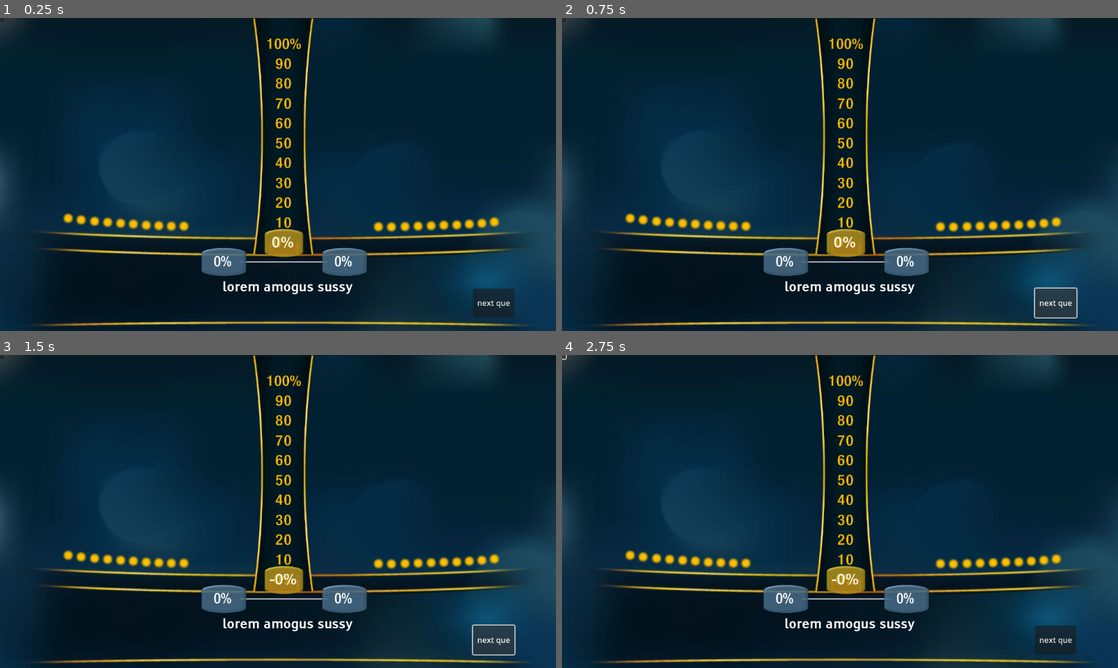
Above: before the commit, frames 1-4 (two rows, left to right).
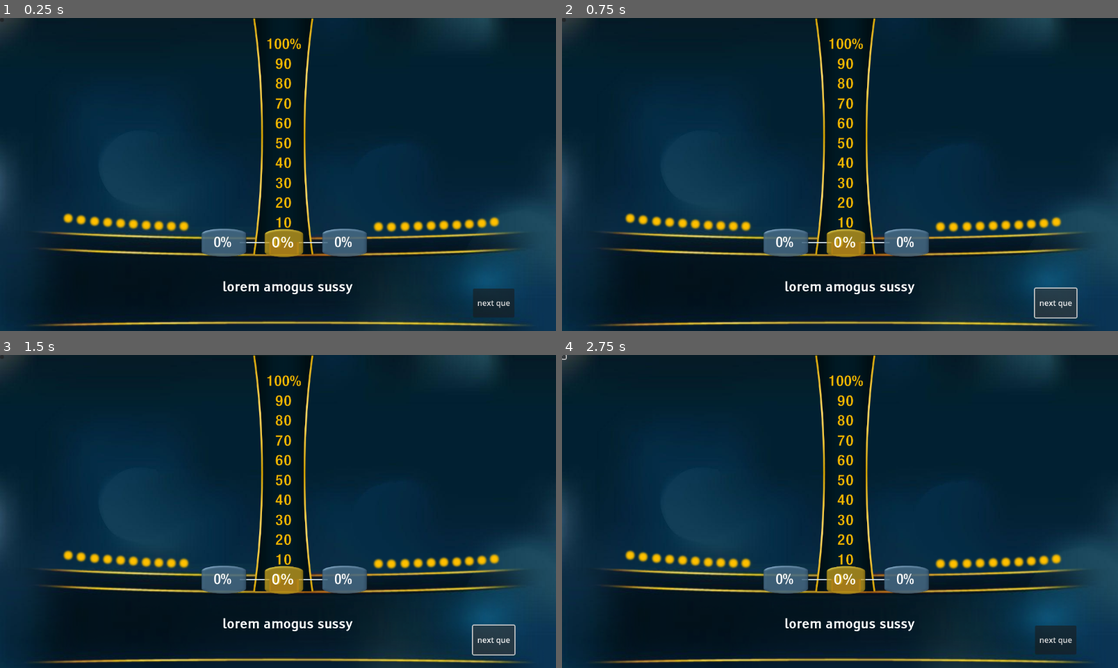
Above: after the commit, the same moments.

Repository: TerminalGoat232/power-of-10-redux
Game: Godot game, scene res://main.tscn
The game is run twice, just before and just after one commit, with the same random seed, the same clock (stepped at 60 frames per second) and the same inputs.
Inputs (mouse positions are in pixels of both pictures, inside the frame that each line leads up to):
- Up to frame 1 (0.25 s): no input
- Up to frame 2 (0.75 s): click "next que" at 0.5 s
- Up to frame 3 (1.5 s): click "next que" at 1.25 s
- Up to frame 4 (2.75 s): click (562, 358) at 2 s

The runs differ from the first frame. In frame 1, 2.2% of the frame differs, in the area x 36-67%, y 67-83%; in frame 2, 2.2%; in frame 3, 2.3%; in frame 4, 2.3%.
Error before the commit: Invalid access to property or key 'ROUND_1' on a base object of type 'Nil'. (res://scripts/main.gd:25)
Error after the commit: Invalid access to property or key 'ROUND_1' on a base object of type 'Nil'. (res://scripts/main.gd:24)

Commit message:
secondary bar stuff and tỉmr thingy..

Diff:
--- a/scripts/main.gd
+++ b/scripts/main.gd
@@ -8,7 +8,6 @@
 var player2_percentage = 0
 
 var rng = RandomNumberGenerator.new()
-#var rd = rng.randi_range(0,100)
 
 var rd_walk_til_answer = []
 var orig_pos = utils.bottom_bar_pos_y
@@ -24,10 +23,9 @@
 var qna_dict = qna_info()
 var qna_round = [qna_dict["ROUND_1"],qna_dict["ROUND_2"]]
 
+signal dumb_sig
 func _ready():
-	print(qna_dict)
 	for x in range(0,4): rd_walk_til_answer.append(rng.randi_range(0,100))
-
 	rd_walk_til_answer.append(qna_round[round][question_n]["answer"])
 	$margin_que/question.text = qna_round[round][question_n]["question"]
 
@@ -47,8 +45,9 @@
 		print("player 2 wins")
 
 func show_result():
-	var pos = utils.percentage_to_posY(max_pos,orig_pos,rd_walk_til_answer[w_counted])
-	var perc = round(utils.posY_to_percentage(max_pos,orig_pos,$panel_3.position.y)*100)
+	var pos = utils.percentage_to_val(max_pos,orig_pos,rd_walk_til_answer[w_counted])
+	var perc = round(utils.val_to_percentage(max_pos,orig_pos,$panel_3.position.y)*100)
+	$Secondarybar.scale.y = utils.percentage_to_val(0.52,0.03,perc)
 	$panel_3.position.y = lerpf($panel_3.position.y,pos,get_process_delta_time()*2)
 	$panel_3/res_lbl.text = str(perc)+"%"
 	if (w_counted <= n_walk_til_awnser-1) and (perc == rd_walk_til_answer[w_counted]): w_counted+=1
@@ -61,23 +60,32 @@
 func _process(delta):
 	player1_percentage = $panel_1.playerX_percentage
 	player2_percentage = $panel_2.playerX_percentage
-
+	#print($panel_1/timer_1.time_left, " ", $panel_2/timer_2.time_left)
 	if $panel_1.locked and $panel_2.locked:
 		show_result()
 	if onNextAnswer:
 		resetPanels(delta)
 		$margin_que/question.text = qna_round[round][question_n]["question"]
 		if (int($panel_3.position.y) == orig_pos-1) and (int(player1_percentage) == 0):
+			dumb_sig.emit()
 			onNextAnswer=0
+	if !$panel_1/timer_1.is_stopped():
+		$timer_panel.get_child(int(11-$panel_1/timer_1.time_left)).hide()
+	if !$panel_2/timer_2.is_stopped():
+		$timer_panel2.get_child(int(11-$panel_2/timer_2.time_left)).hide()
+func resetPanels(delta):
 
-func resetPanels(delta):
 	$panel_1.playerX_percentage = lerpf(player1_percentage,0.0,delta*3)
 	$panel_2.playerX_percentage = lerpf(player2_percentage,0.0,delta*3)
 	$panel_3.position.y = lerp($panel_3.position.y, orig_pos, delta*4)
-	$panel_3/res_lbl.text = str(round(utils.posY_to_percentage(max_pos,orig_pos,$panel_3.position.y)*100))+"%"
+	var perc = round(utils.val_to_percentage(max_pos,orig_pos,$panel_3.position.y)*100)
+	$Secondarybar.scale.y = utils.percentage_to_val(0.52,0.03,perc)
+	$panel_3/res_lbl.text = str(perc)+"%"
 	$panel_1/input_box_sprite_p1.texture = input_box_texture
 	$panel_2/input_box_sprite_p1.texture = input_box_texture
-
+	for z in range(0,10):
+		$timer_panel.get_child(z).show()
+		$timer_panel2.get_child(z).show()
 func _on_next_pressed():
 	set_process(!is_processing())
 	onNextAnswer = 1
@@ -88,6 +96,9 @@
 	rd_walk_til_answer[4] = qna_round[round][question_n]["answer"]
 	$panel_1.locked = 0
 	$panel_2.locked = 0
-	$panel_1/timer_1.start(10)
-	$panel_2/timer_2.start(10)
 	w_counted=0
+
+func _on_start_timer_pressed():
+
+	$panel_1/timer_1.start()
+	$panel_2/timer_2.start()
--- a/scripts/player.gd
+++ b/scripts/player.gd
@@ -5,6 +5,7 @@
 @onready var playerX_percentage = 0
 var inp = ""
 var locked = 0
+var pressed_start = 0
 @export var keyINCR: Key
 @export var keyDCR: Key
 @export var keyLOCK: Key
@@ -14,21 +15,23 @@
 @onready var panel_label_sprite = panel.get_child(1)
 var bottom_pos = utils.bottom_bar_pos_y
 var top_pos = utils.bottom_bar_pos_y
-
+#	$Secondarybar.scale.y = utils.percentage_to_val(0.52,0.03,perc)
 func _ready():
-	print(panel.get_child(1))
-	timer.start(10)
-
+	pass
 func _process(delta):
 	panel_label.text = str(int(playerX_percentage))+"%"
-	if not locked:
+	if !locked and pressed_start:
 		if Input.is_key_pressed(keyINCR):playerX_percentage += 0.34
 		if Input.is_key_pressed(keyDCR): playerX_percentage -= 0.34
 		playerX_percentage = clamp(playerX_percentage,0,100)
-		panel.position.y = utils.percentage_to_posY(30,440,playerX_percentage)
-	if Input.is_key_pressed(keyLOCK) or timer.time_left == 0:
-		timer.stop()
-		panel_label_sprite.texture = load("res://assets/rightbox.png")
-		locked = 1
-func _on_counting_down_b_4_ded_timeout():
-	pass
+		panel.position.y = utils.percentage_to_val(30,440,playerX_percentage)
+		if Input.is_key_pressed(keyLOCK) or int(timer.time_left) == 1:
+			timer.stop()
+			panel_label_sprite.texture = load("res://assets/rightbox.png")
+			locked = 1
+
+func _on_start_timer_pressed():
+	pressed_start = !locked
+
+func _on_control_dumb_sig():
+	pressed_start = 0
--- a/scripts/utils.gd
+++ b/scripts/utils.gd
@@ -1,9 +1,11 @@
 extends Object
 const top_bar_pos_y = 30.0
 const bottom_bar_pos_y = 440.0
+const top_secondary_bar_scl = 0.52
+const bottom_secondary_bar_scl = 0.3
 var player_1_pts = 0
 var player_2_pts = 0
-func percentage_to_posY(max,min,percentage):
+func percentage_to_val(max,min,percentage):
 	return (max-min)*(percentage)/100 + min
-func posY_to_percentage(max,min,y):
+func val_to_percentage(max,min,y):
 	return (y-min)/(max-min)
